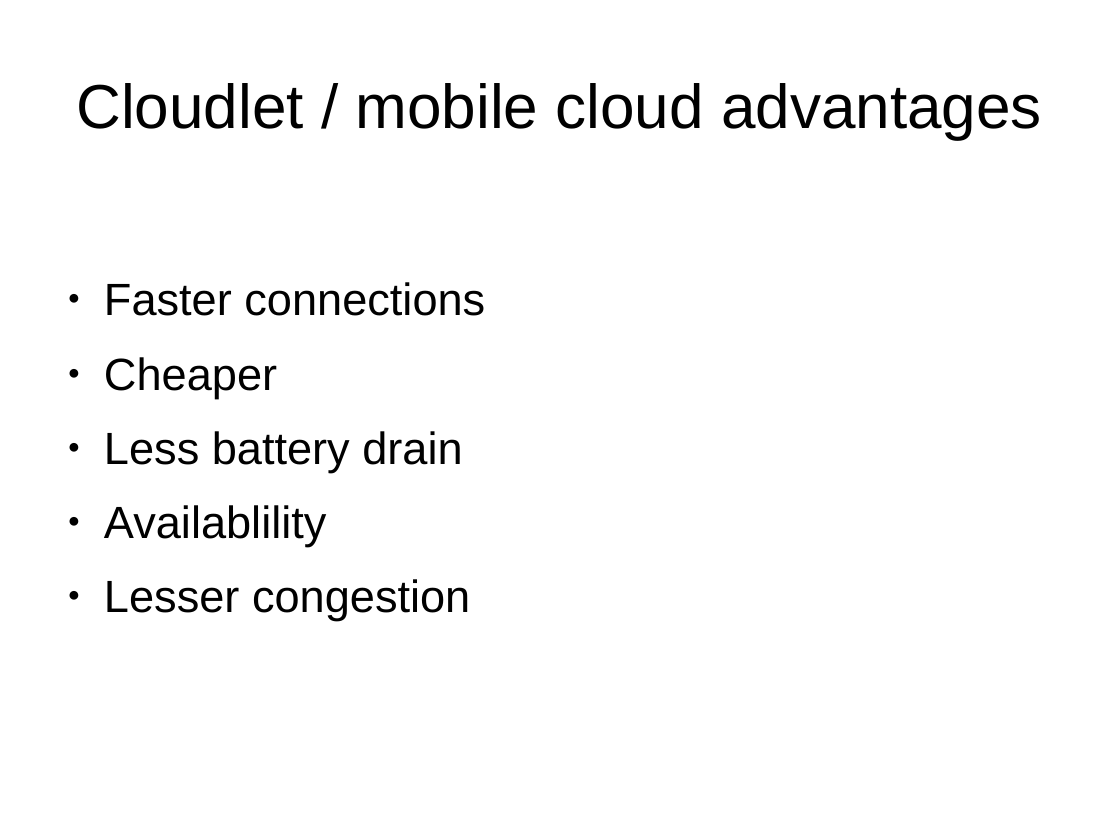
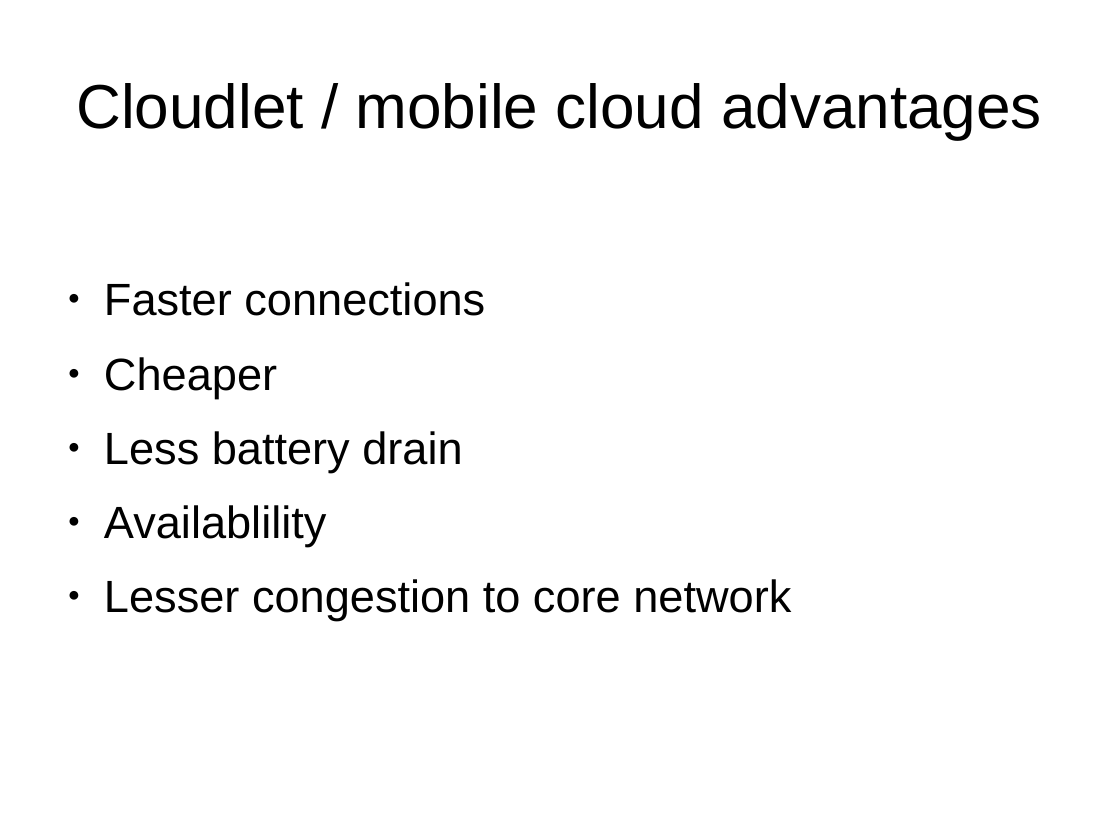
Before and after one commit to nipakoo/Mobile-Data-Analytics, a slide deck: slide 4 of presentation.odp. Drawn at 1120x840 pixels with LibreOffice and Linux fonts; fonts in the diff are those of the drawing. Boxes give left, top, right and bottom in pixels: in the first picture for what was removed or moved away, otherwise in the second. Text is boxed around its words. In the diff, an @@ line names an element or a change of style, - is before the commit and + after.

```diff
--- a/presentation.odp
+++ b/presentation.odp
@@ text at (104, 579, 791, 621): text changed @@
-● Lesser congestion
+● Lesser congestion to core network
```
Also in this commit, not shown: 5 other slides changed, 3 other files.
